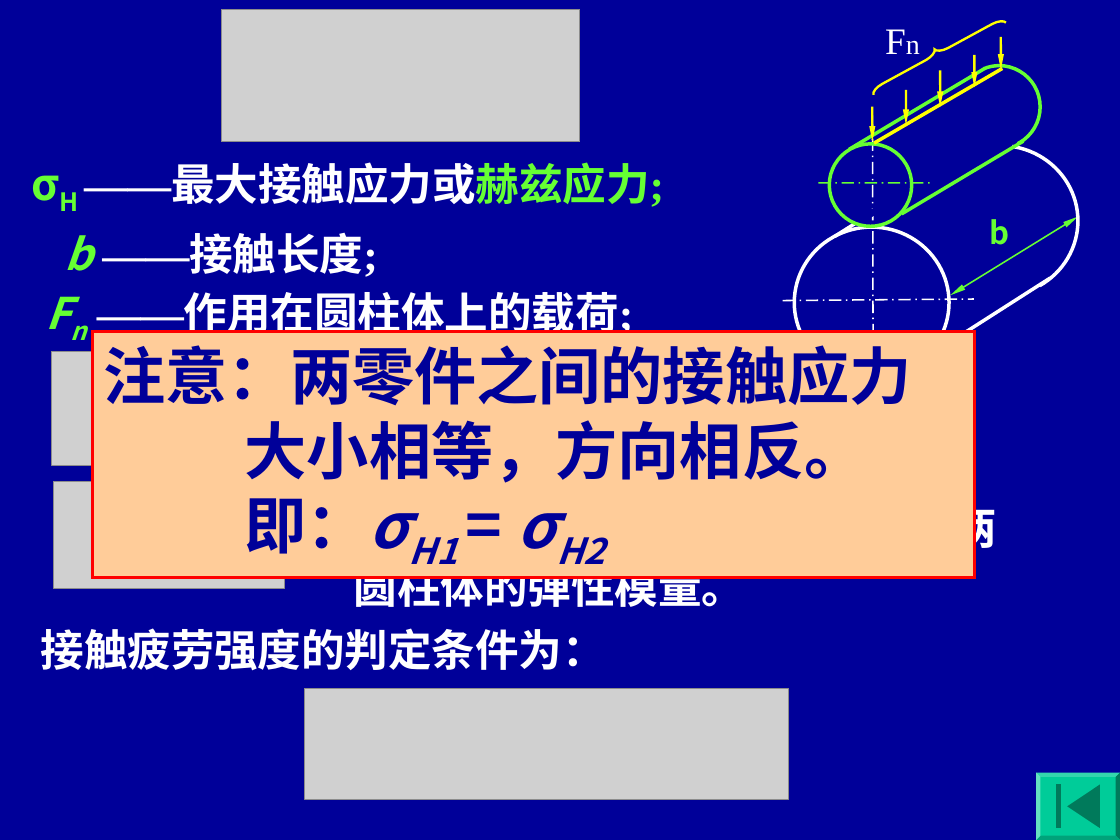
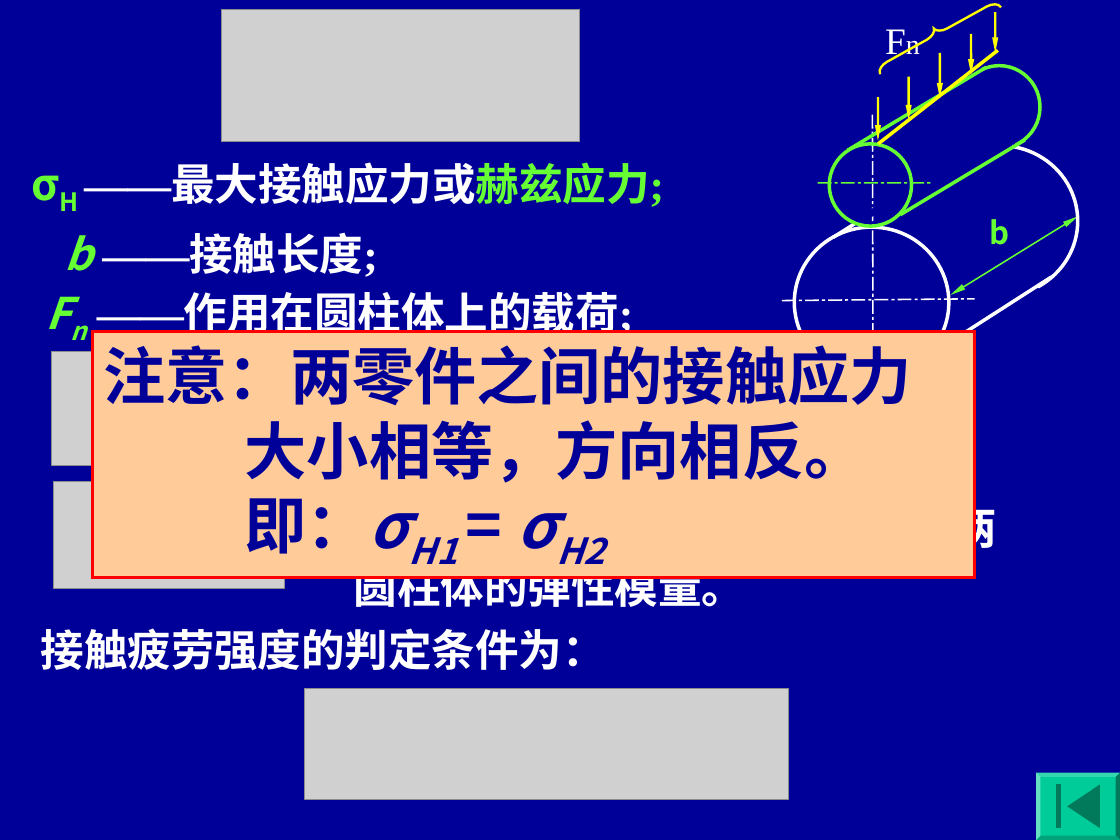
Before and after one commit to masterfish2015/my_project, a slide deck: slide 27 of cad/ref/机械零件设计.ppt. Drawn at 1120x840 pixels with LibreOffice and Linux fonts; fonts in the diff are those of the drawing; grey boxes stand for pictures. Boxes give left, top, right and bottom in pixels: in the first picture for what was removed or moved away, otherwise in the second. Text is boxed around its words. In the diff, an @@ line names an element or a change of style, - is before the commit and + after.

```diff
--- a/cad/ref/机械零件设计.ppt
+++ b/cad/ref/机械零件设计.ppt
@@ freeform shape resized from (x1=868, y1=13, x2=1006, y2=95) to (x1=874, y1=0, x2=1001, y2=73) @@
@@ arrow moved from (1001, 37) - (1001, 69) to (996, 13) - (996, 53) @@
@@ line moved from (874, 143) - (1002, 68) to (879, 142) - (997, 52) @@
@@ arrow moved from (940, 71) - (940, 106) to (940, 54) - (940, 99) @@
@@ arrow moved from (974, 55) - (974, 87) to (971, 35) - (971, 75) @@
@@ arrow moved from (906, 90) - (906, 124) to (908, 77) - (908, 120) @@
@@ freeform shape at (x1=959, y1=66, x2=1040, y2=149): outline redrawn @@
@@ line (872, 115) - (874, 401): stroke #FFFFFF 0.99 pt dashed to #FFFFFF 0.99 pt @@
@@ arrow moved from (872, 106) - (872, 141) to (878, 99) - (878, 141) @@
```
Also in this commit, not shown: 12 other slides changed, 3 other files.
